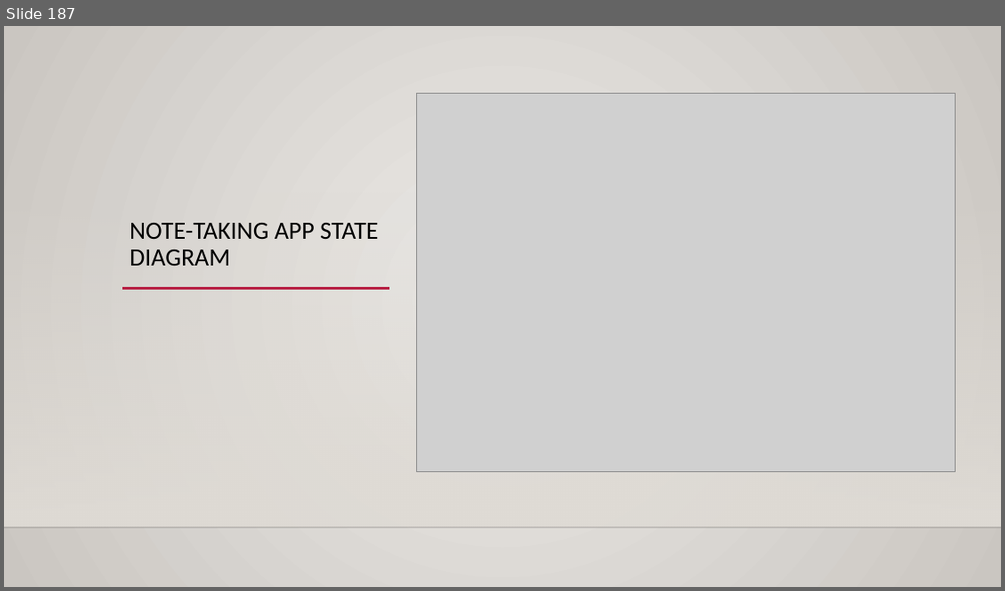
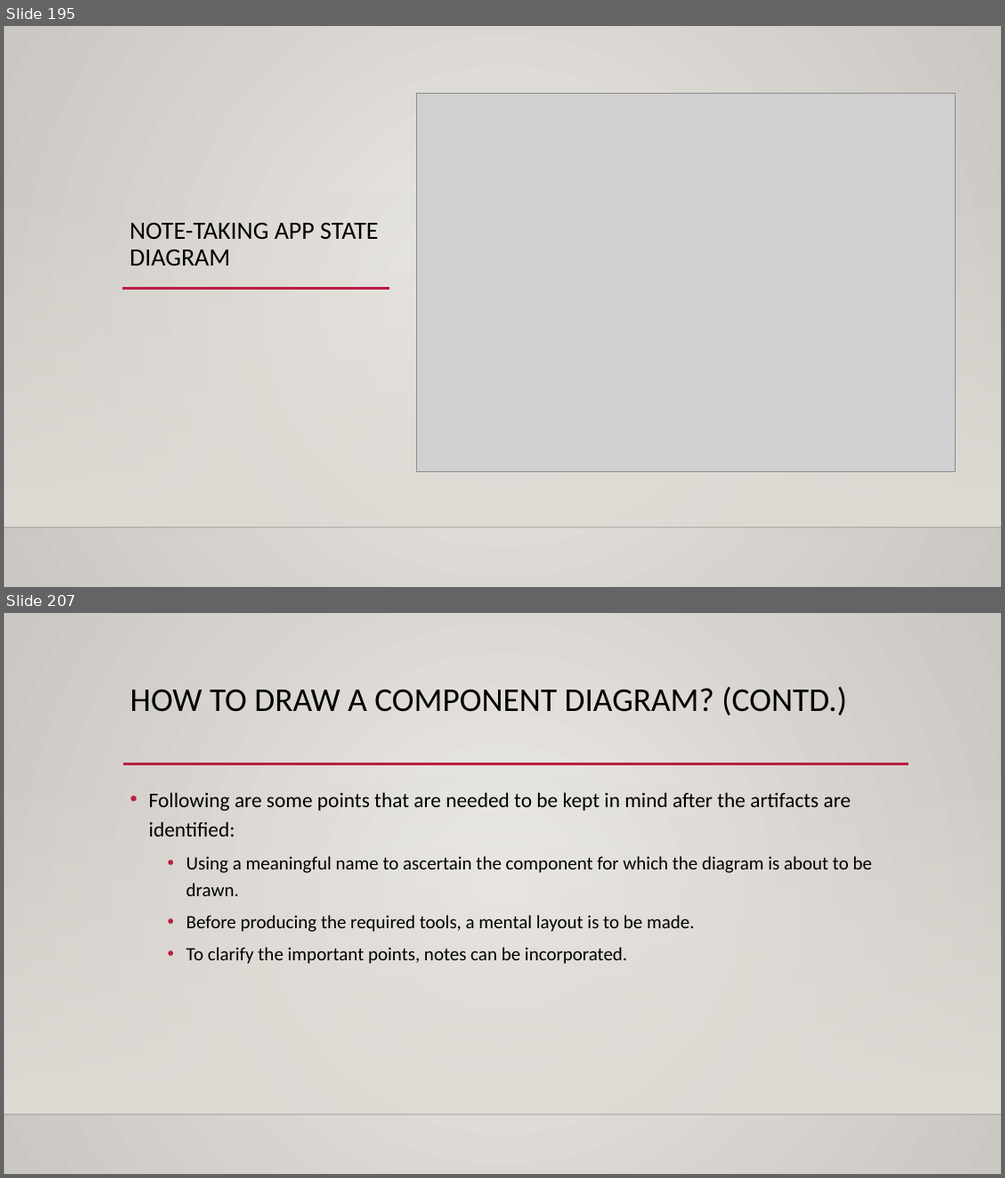
Before and after one commit to joydip-git/siemens-ooad-uml-25thaugust, a slide deck: presentation/OOAD and uml.pptx. Shown one above the other, each under a label of ours: slide 187 before the commit, slides 195 and 207 after it; the slides between them are not shown. The pictures are 1005x591 and 1005x1178 pixels, drawn with LibreOffice and Linux fonts; fonts in the diff are those of the drawing; grey boxes stand for pictures; background and template pictures are left out. Boxes give left, top, right and bottom in pixels: in the first picture for what was removed or moved away, otherwise in the second. Text is boxed around its words. In the diff, an @@ line names an element or a change of style, - is before the commit and + after.

```diff
--- a/presentation/OOAD and uml.pptx
+++ b/presentation/OOAD and uml.pptx
@@ slide 207 added at box(4, 613, 1001, 1174), background gradient #ECEAE7 to #CAC7C1; not listed: 2 template elements that a slide beside it also shows @@
@@ title added at box(130, 687, 847, 715), 32 pt, text #000000 @@
+HOW TO DRAW A COMPONENT DIAGRAM? (CONTD.)
@@ line added from (123, 764) to (909, 764), #B71E42 2.5 pt @@
@@ text added at box(149, 792, 872, 964), 18 pt, text #000000 @@
+• Following are some points that are needed to be kept in mind after the artifacts are identified:
+  • Using a meaningful name to ascertain the component for which the diagram is about to be drawn.
+  • Before producing the required tools, a mental layout is to be made.
+  • To clarify the important points, notes can be incorporated.
@@ what was slide 187 is now slide 195 @@
```
Also in this commit, not shown: 19 other slides added.
